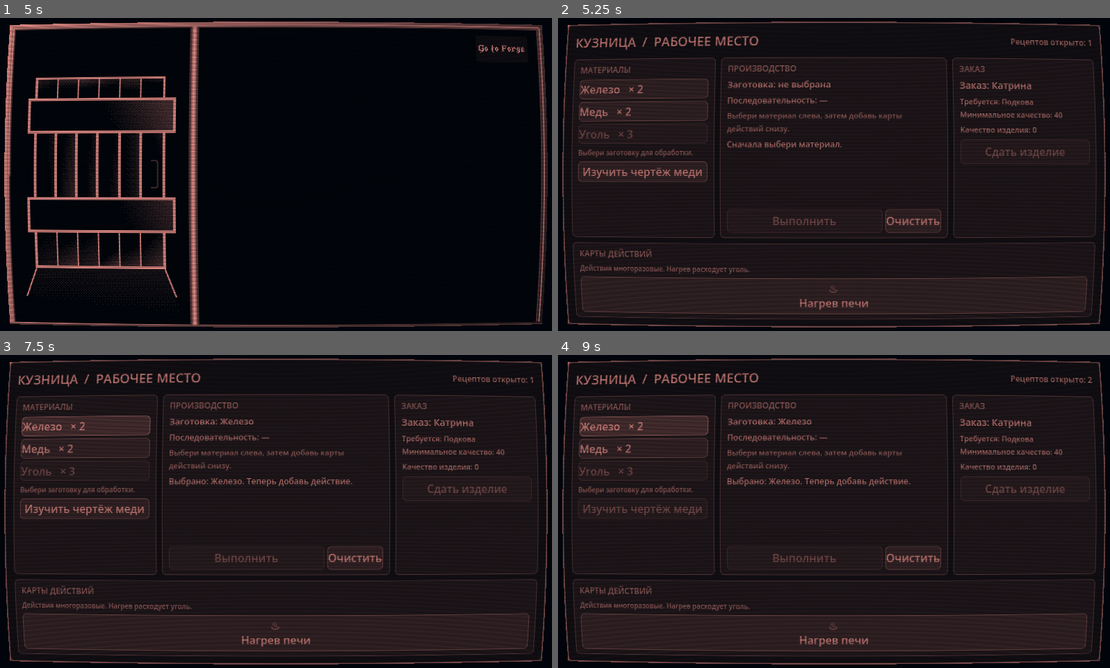
Above: before the commit, frames 1-4 (two rows, left to right).
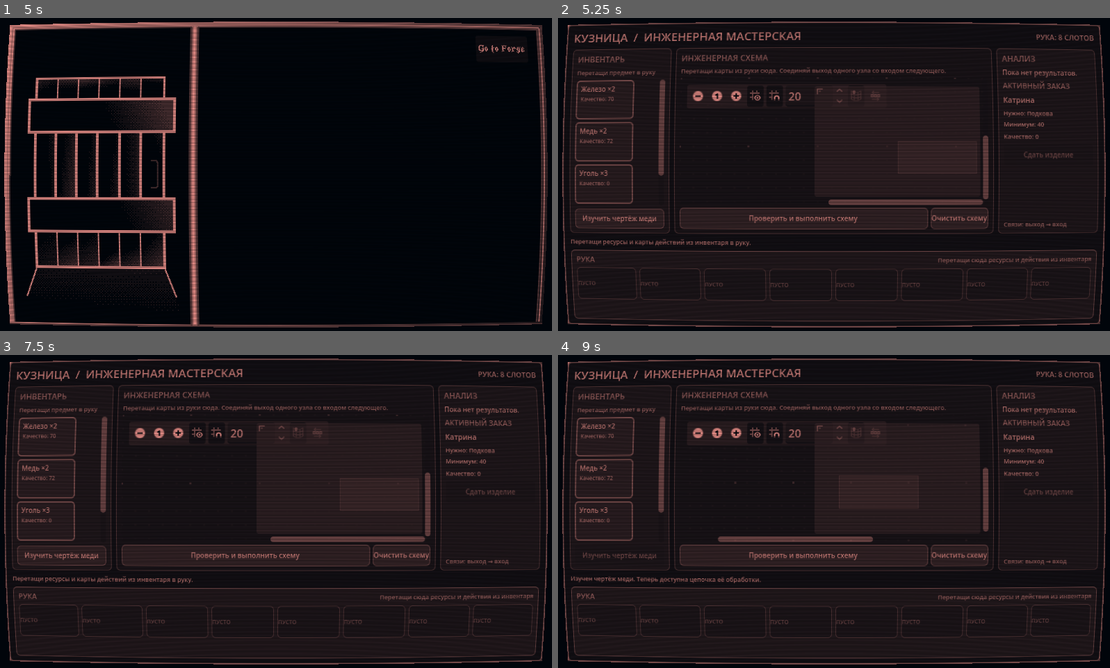
Above: after the commit, the same moments.

Repository: Blyaprint/10-ways
Game: Godot game, scene res://scenes/MainMenu.tscn
Two runs of this game, one before a commit and one after it. Both use one fixed random seed, a clock stepped at 60 frames per second and the inputs below.
Inputs (mouse positions are in pixels of both pictures, inside the frame that each line leads up to):
- Up to frame 1 (5 s): click "New game" at 0.5 s; click "Далее" at 1.25 s; click "Далее" at 2 s; click "Далее" at 2.75 s; tap Enter at 3.5 s; move the mouse to (397, 158) at 3.52 s; click (397, 158) at 3.67 s; click "Принять заказ" at 4.25 s
- Up to frame 2 (5.25 s): click "Go to Forge" at 5 s
- Up to frame 3 (7.5 s): click "Go to Door" at 5.75 s; click "Go to Door" at 6.5 s; click (82, 423) at 7.25 s, where only the run before the commit has a clickable "Железо × 2"
- Up to frame 4 (9 s): click "Изучить чертёж меди" at 8 s; click (696, 433) at 8.77 s

Frame 1 is identical in both runs. In frame 2, 14% of the frame differs, in the area x 2-98%, y 4-98%; in frame 3, 15%; in frame 4, 15%.

Commit message:
Use engineering crafting workbench in gameplay

Diff:
--- a/scripts/main.gd
+++ b/scripts/main.gd
@@ -1,6 +1,6 @@
 extends Control
 
-const CRAFTING_WORKBENCH_SCENE := preload("res://scenes/CraftingWorkbench.tscn")
+const CRAFTING_WORKBENCH_SCENE := preload("res://scenes/EngineeringWorkbench.tscn")
 
 @onready var order_panel: Control = get_node_or_null("GameContent/OrderPanel")
 @onready var card_hand: Control = get_node_or_null("GameContent/CardHand")
@@ -22,7 +22,7 @@
 	var game_content := get_node_or_null("GameContent")
 	if game_content:
 		crafting_workbench = CRAFTING_WORKBENCH_SCENE.instantiate() as Control
-		crafting_workbench.name = "CraftingWorkbench"
+		crafting_workbench.name = "EngineeringWorkbench"
 		crafting_workbench.z_index = 4096
 		game_content.add_child(crafting_workbench)
 		crafting_workbench.set_anchors_and_offsets_preset(Control.PRESET_FULL_RECT)
